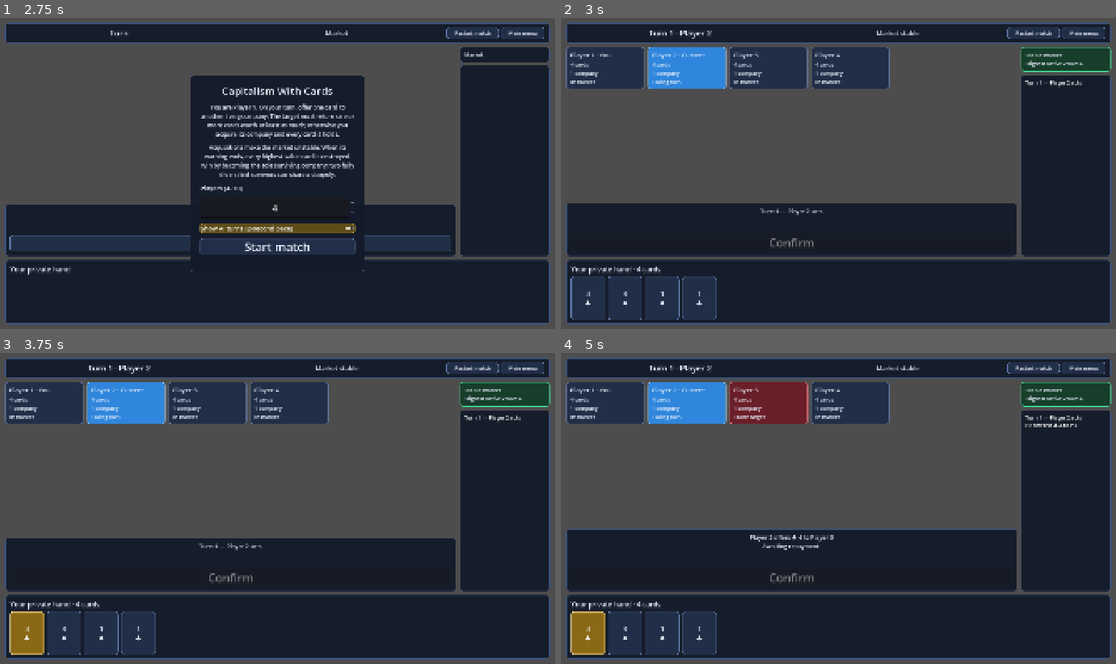
Above: before the commit, frames 1-4 (two rows, left to right).
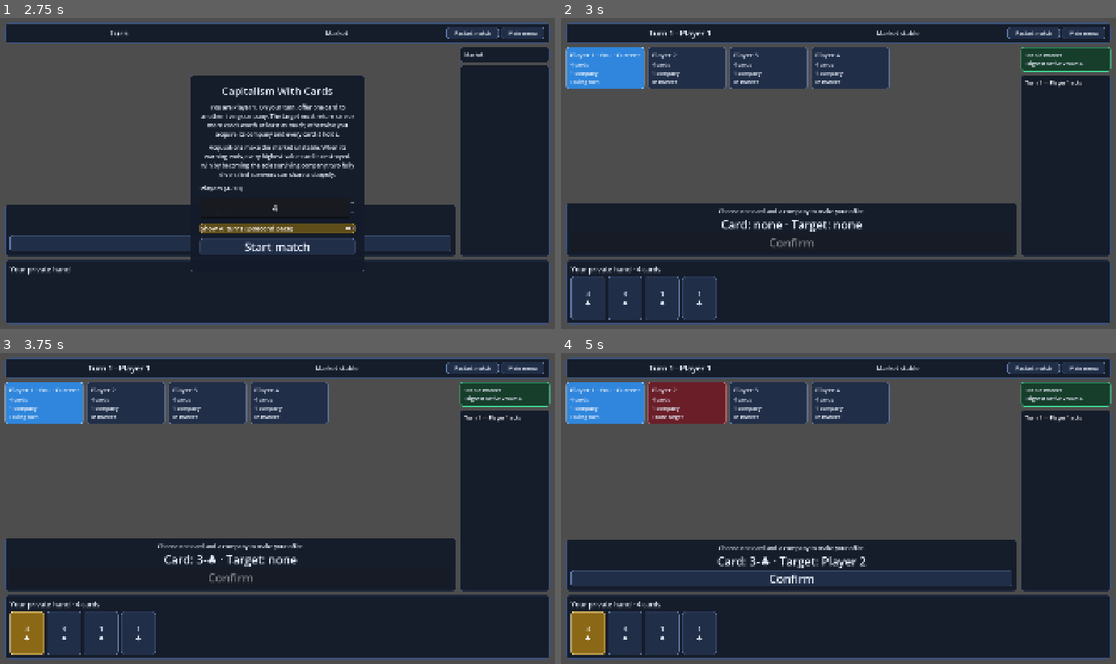
Above: after the commit, the same moments.

Repository: prelios/capitalism
Game: Godot game, scene res://game_controller.tscn
The game is run twice, just before and just after one commit, with the same random seed, the same clock (stepped at 60 frames per second) and the same inputs.
Inputs (mouse positions are in pixels of both pictures, inside the frame that each line leads up to):
- Up to frame 1 (2.75 s): click "Restart match" at 0.5 s; click "Restart match" at 1.25 s; click "Restart match" at 2 s
- Up to frame 2 (3 s): click "Confirm" at 2.75 s
- Up to frame 3 (3.75 s): click "3 ♣" at 3.5 s
- Up to frame 4 (5 s): click (688, 402) at 4.27 s

Frame 1 is identical in both runs. In frame 2, 4.5% of the frame differs, in the area x 0-92%, y 4-69%; in frame 3, 4.5%; in frame 4, 14%, in the area x 0-93%, y 4-75%.

Commit message:
Start playtest matches with Player 1

Diff:
--- a/godot/game/game_controller.gd
+++ b/godot/game/game_controller.gd
@@ -166,7 +166,7 @@
 	for player_id in human_player_ids:
 		assign_human(player_id)
 	connect_game()
-	game.current_player = game.player_by_id(starting_player_id) if starting_player_id > 0 else null
+	game.current_player = game.player_by_id(starting_player_id) if starting_player_id > 0 else game.player_by_id(1)
 	if game.current_player == null:
 		game.pick_starting_player()
 	$DebugLogPanel._on_game_started(game.players, policies)
--- a/godot/tests/match_end_flow.gd
+++ b/godot/tests/match_end_flow.gd
@@ -22,6 +22,7 @@
 	start_match.emit_signal("pressed")
 	await process_frame
 	_expect(!main_menu.visible and controller.game.config.player_count == 4, "main menu did not start the selected player-count match")
+	_expect(controller.game.current_player.id == 1, "Player 1 did not start the playtest match")
 	_expect(ai_pacing.button_pressed and controller.ai_turn_pacing_enabled and is_equal_approx(controller.ai_delay_seconds, 2.0), "default AI pacing was not configured for the playtest delay")
 	controller.game.players[0].die()
 	controller.presentation_updated.emit(controller.game.player_view(1))
